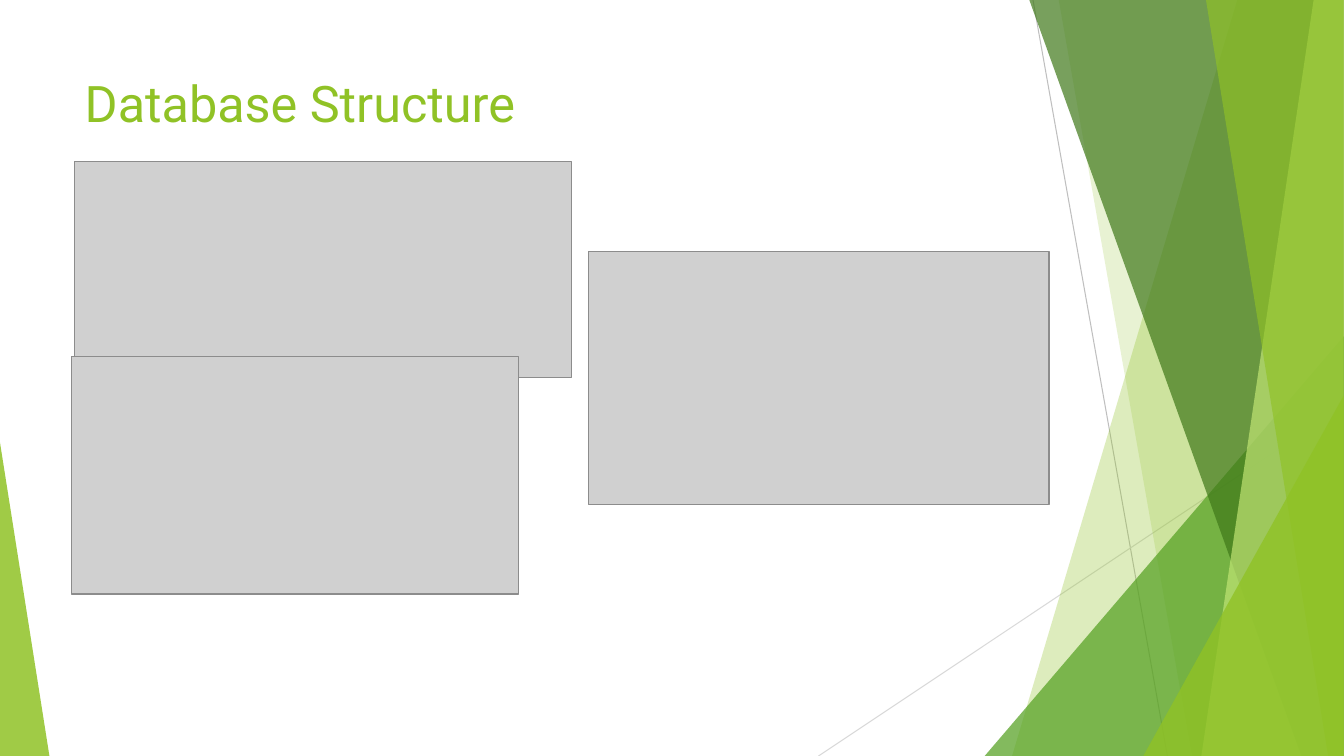
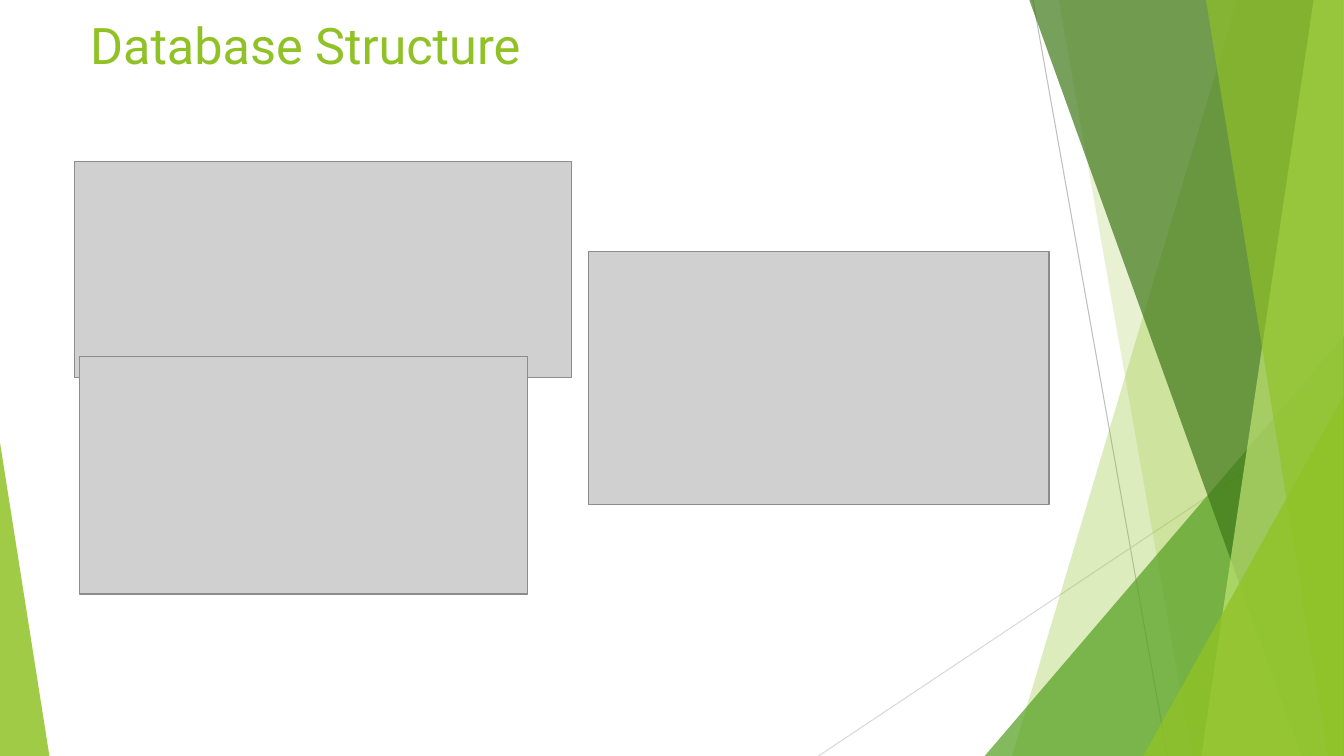
Before and after one commit to 210927-JavaFS/project0-bucknermi, a slide deck: slide 6 of Project0 Presentation.pptx. Drawn at 1344x756 pixels with LibreOffice and Linux fonts; fonts in the diff are those of the drawing; grey boxes stand for pictures. Boxes give left, top, right and bottom in pixels: in the first picture for what was removed or moved away, otherwise in the second. Text is boxed around its words. In the diff, an @@ line names an element or a change of style, - is before the commit and + after.

```diff
--- a/Project0 Presentation.pptx
+++ b/Project0 Presentation.pptx
@@ title "Database Structure": place and size @@
-title "Database Structure" at (85,84,515,123)
+title "Database Structure" at (90,26,520,65)
@@ picture: place and size @@
-picture at (72,357,519,595)
+picture at (80,357,527,595)
```
Also in this commit, not shown: 2 other files.
